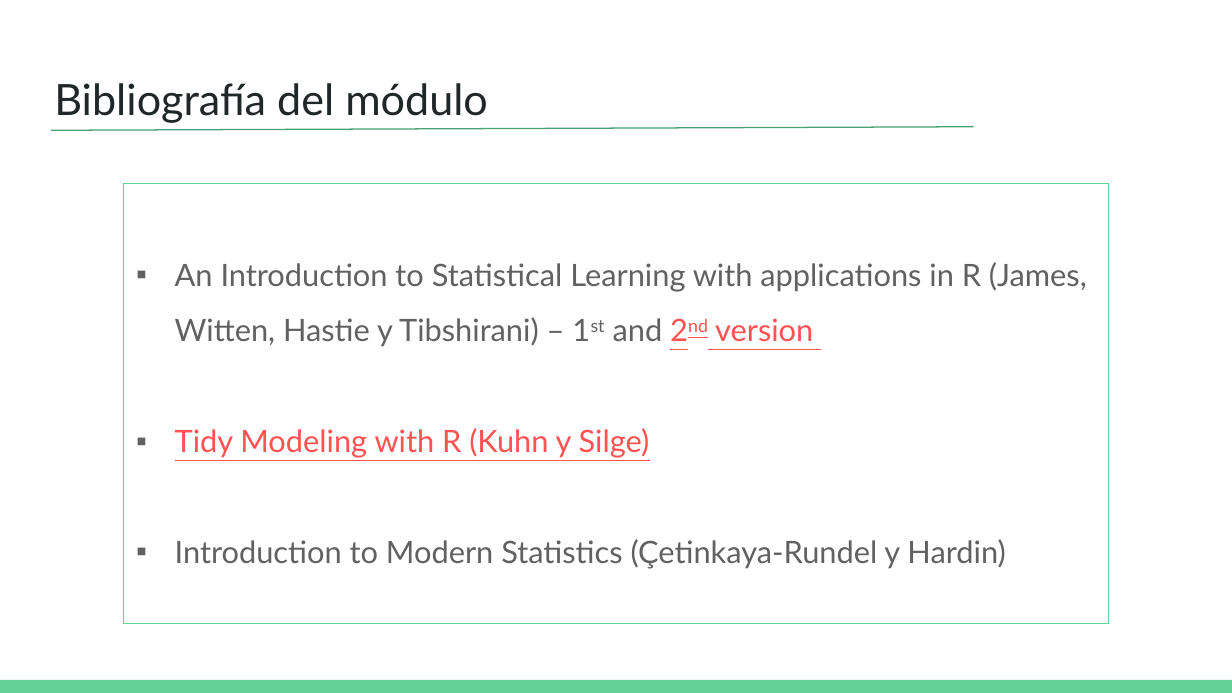
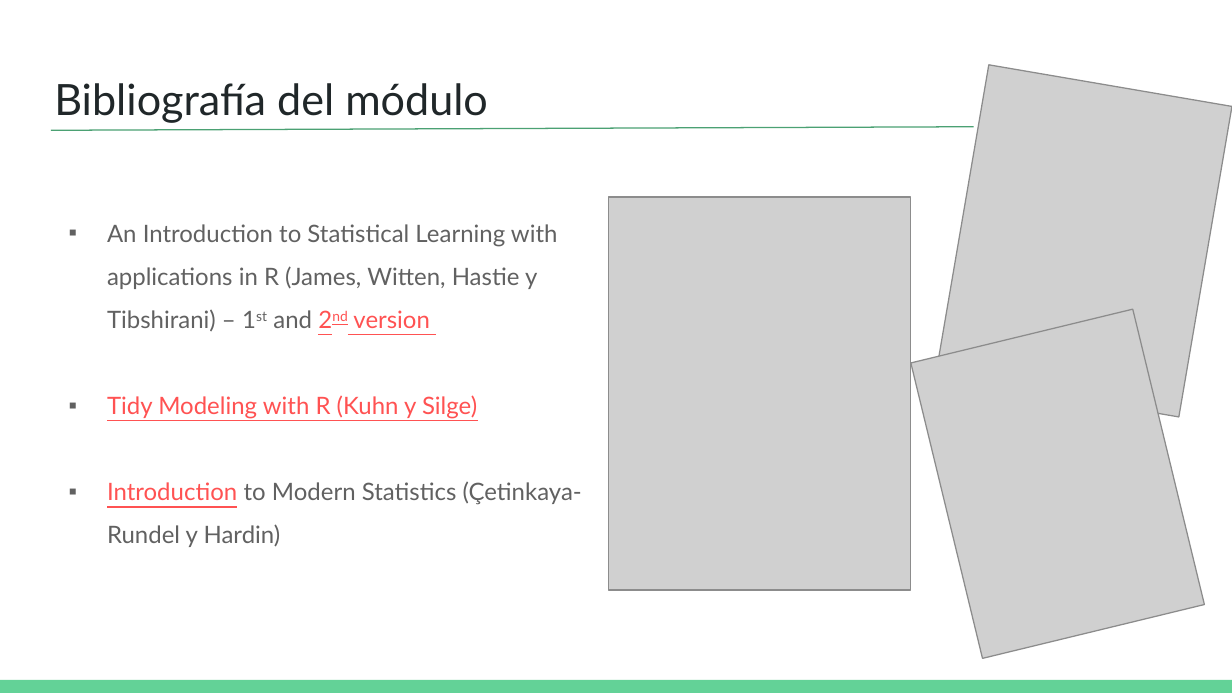
Before and after one commit to DCSCyHD/2023_modulo_3, a slide deck: slide 4 of clase1/teorica_1.pptx. Drawn at 1232x693 pixels with LibreOffice and Linux fonts; fonts in the diff are those of the drawing; grey boxes stand for pictures. Boxes give left, top, right and bottom in pixels: in the first picture for what was removed or moved away, otherwise in the second. Text is boxed around its words. In the diff, an @@ line names an element or a change of style, - is before the commit and + after.

```diff
--- a/clase1/teorica_1.pptx
+++ b/clase1/teorica_1.pptx
@@ picture added at <box>936,65,1232,418</box> @@
@@ text "An Introduction to Statistical Learning ...": place and size @@
-text "An Introduction to Statistical Learning ..." at <box>124,184,1109,623</box>
+text "An Introduction to Statistical Learning ..." at <box>107,224,582,547</box>
@@ text "An Introduction to Statistical Learning ..." at <box>107,224,582,547</box>: size 18 to 14 pt; text colour #616161 to #FF5252, underline on in "Introduction"; outline #63D297 0.75 pt to none @@
@@ picture added at <box>609,197,910,590</box> @@
@@ picture added at <box>911,309,1204,658</box> @@
```
Also in this commit, not shown: 1 other slide changed, 6 other files.
